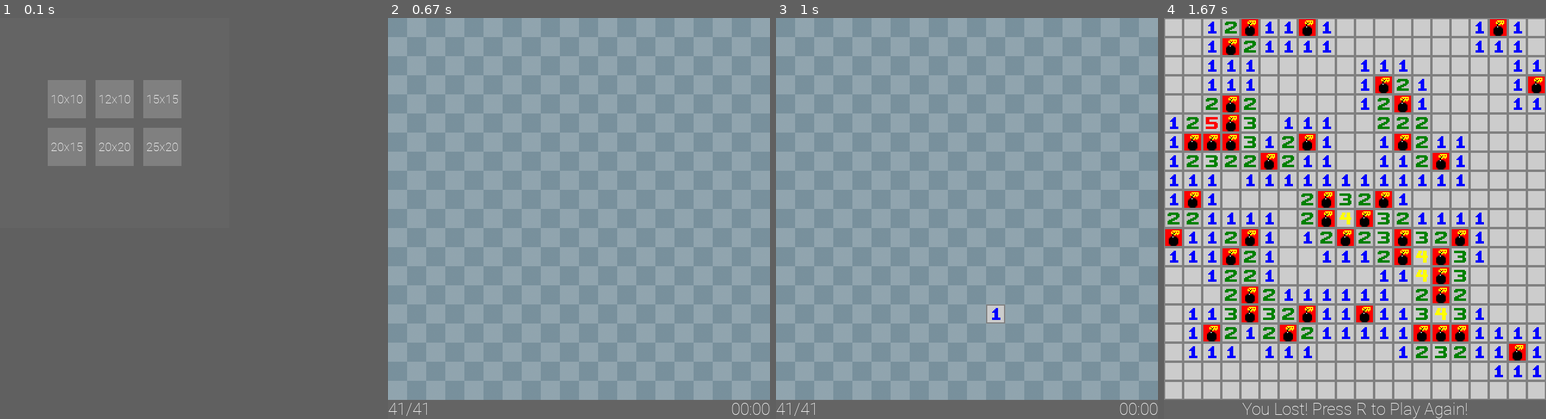
Above: before the commit, frames 1-4 (left to right).
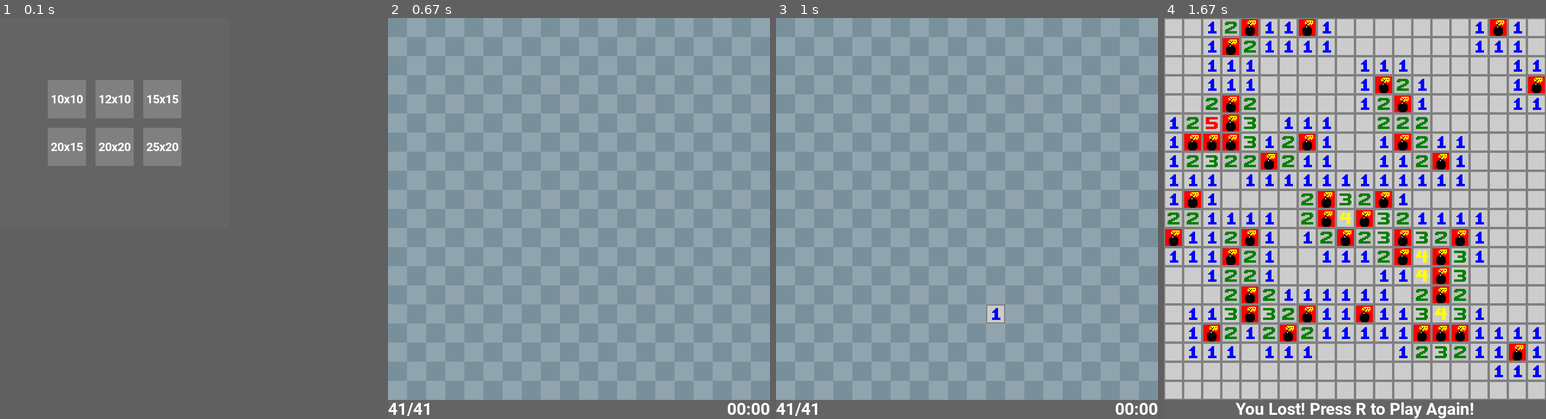
Above: after the commit, the same moments.

Repository: GroguLovesCookies/MineSweeper
Game: pygame game, started from game.py
Same seed, same stepped clock (60 frames per second), same inputs: the game is played once before the commit and once after it.
Inputs (mouse positions are in pixels of both pictures, inside the frame that each line leads up to):
- Up to frame 1 (0.1 s): no input
- Up to frame 2 (0.67 s): click (494, 130) at 0.38 s
- Up to frame 3 (1 s): click (1005, 306) at 0.72 s
- Up to frame 4 (1.67 s): click (1400, 254) at 1.05 s

The runs differ from the first frame. In frame 1, 0.5% of the frame differs, in the area x 13-47%, y 19-34%; in frame 2, 0.4%; in frame 3, 0.4%; in frame 4, 0.9%, in the area x 18-81%, y 95-100%.

Commit message:
Fixed other question mark bug

Diff:
--- a/game.py
+++ b/game.py
@@ -47,9 +47,9 @@
     clock = pg.time.Clock()
     flags_left = main.MINE_NUM
 
-    roboto_font = pg.font.Font("fonts/Roboto-Thin.ttf", 28)
-    roboto_small = pg.font.Font("fonts/Roboto-Thin.ttf", 20)
-    roboto_middle = pg.font.Font("fonts/Roboto-Thin.ttf", 23)
+    roboto_font = pg.font.Font("fonts/Roboto-Bold.ttf", 28)
+    roboto_small = pg.font.Font("fonts/Roboto-Bold.ttf", 20)
+    roboto_middle = pg.font.Font("fonts/Roboto-Bold.ttf", 22)
 
     play_mode = PlayGameMode(screen, draw_list, main, item_images, debug, debug_map, debug_tile_images, tile_layer,
                              tile_images, suspect_layer, question_mark_images, raw_chunks, down_tick, flags_left,
--- a/game_mode.py
+++ b/game_mode.py
@@ -103,7 +103,8 @@
                 grid_pos_x = pos[0] // 32
                 grid_pos_y = pos[1] // 32
                 if 0 <= grid_pos_x < main.WIDTH and 0 <= grid_pos_y < main.HEIGHT:
-                    if suspect_layer[grid_pos_y][grid_pos_x] == 0 and flags_left > 0:
+                    if suspect_layer[grid_pos_y][grid_pos_x] == 0 and flags_left > 0 and \
+                            self.tile_layer[grid_pos_y][grid_pos_x] in [1, 2]:
                         suspect_layer[grid_pos_y][grid_pos_x] = 1
                         flags_left -= 1
                     elif suspect_layer[grid_pos_y][grid_pos_x] == 1:
Binary file added: fonts/Roboto-Bold.ttf
